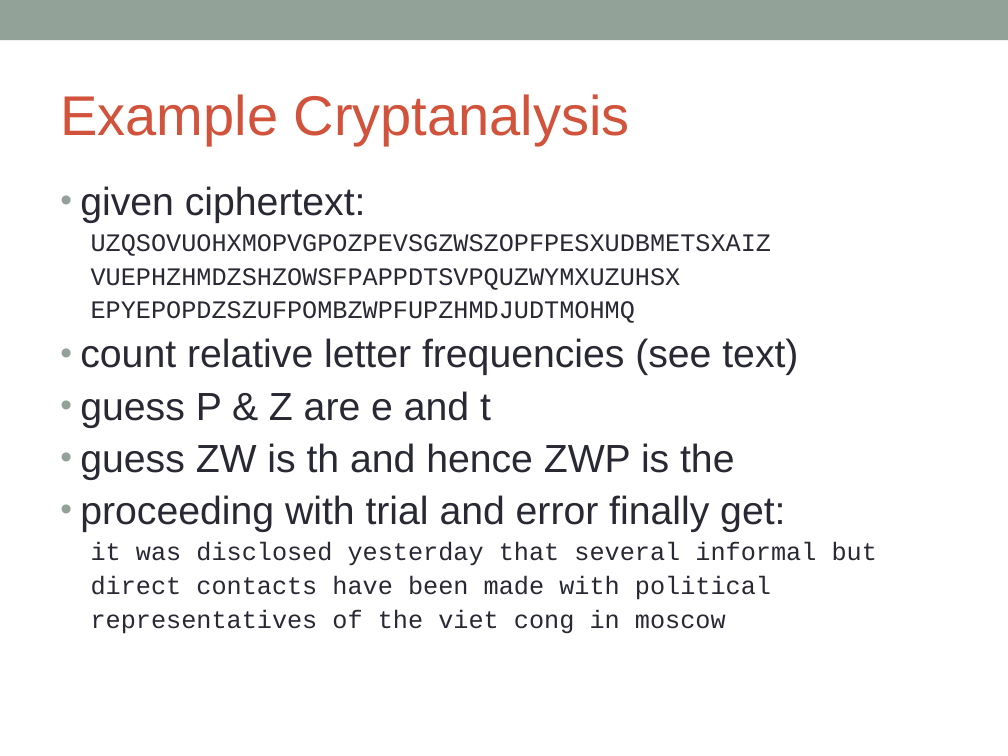
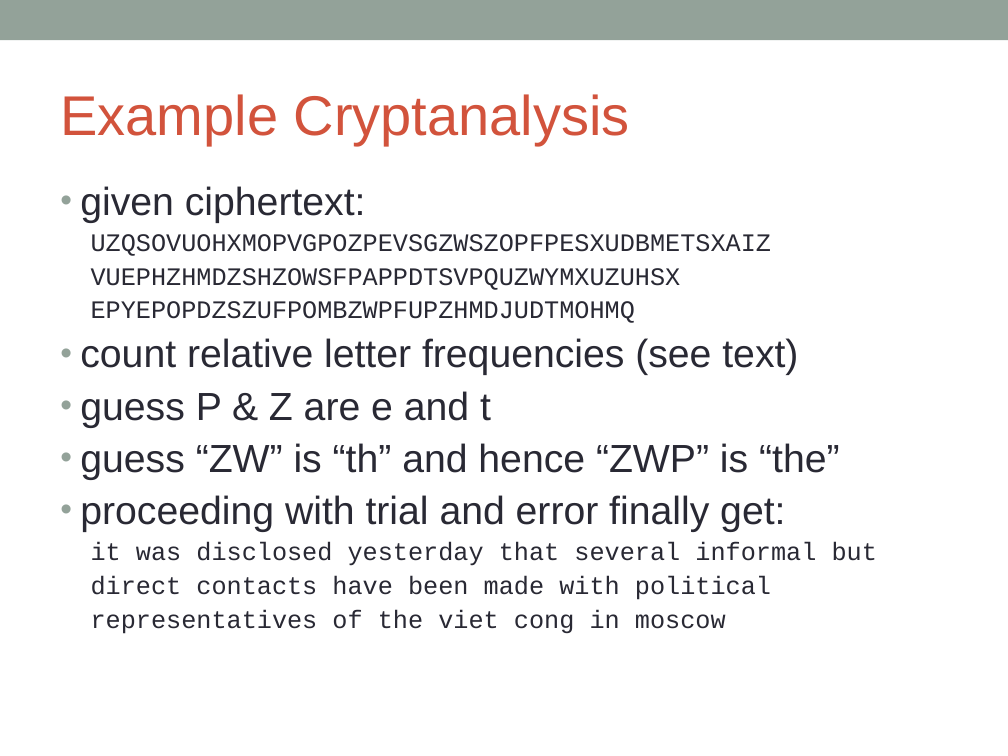
Before and after one commit to DeMaCS-UNICAL/NetworkSecurity, a slide deck: slide 23 of slides/ch02-SimmetricCryptography.ppt (slide 22 before the commit). Drawn at 1008x756 pixels with LibreOffice and Linux fonts; fonts in the diff are those of the drawing. Boxes give left, top, right and bottom in pixels: in the first picture for what was removed or moved away, otherwise in the second. Text is boxed around its words. In the diff, an @@ line names an element or a change of style, - is before the commit and + after.

```diff
--- a/slides/ch02-SimmetricCryptography.ppt
+++ b/slides/ch02-SimmetricCryptography.ppt
@@ text at <box>80,443,840,480</box>: text changed @@
-• guess ZW is th and hence ZWP is the
+• guess “ZW” is “th” and hence “ZWP” is “the”
```
Also in this commit, not shown: 16 other slides changed, 1 slide added, 1 other file.
